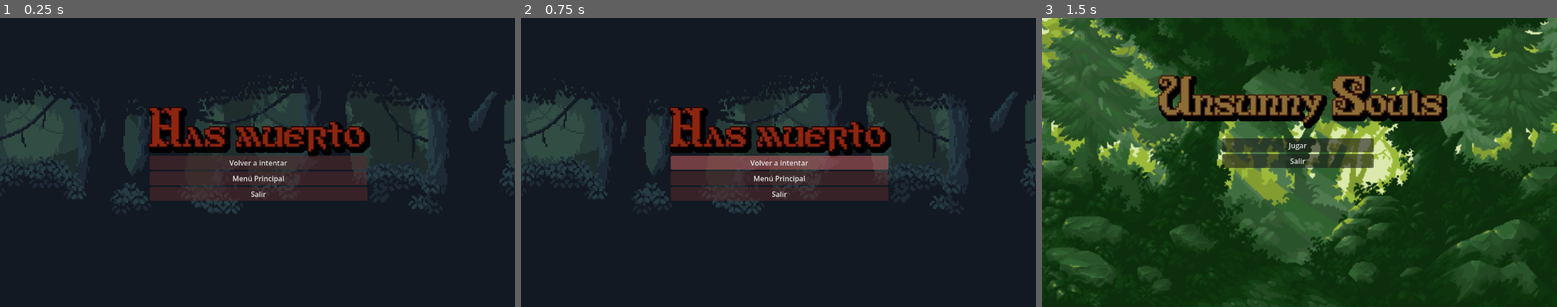
Above: before the commit, frames 1-3 (left to right).
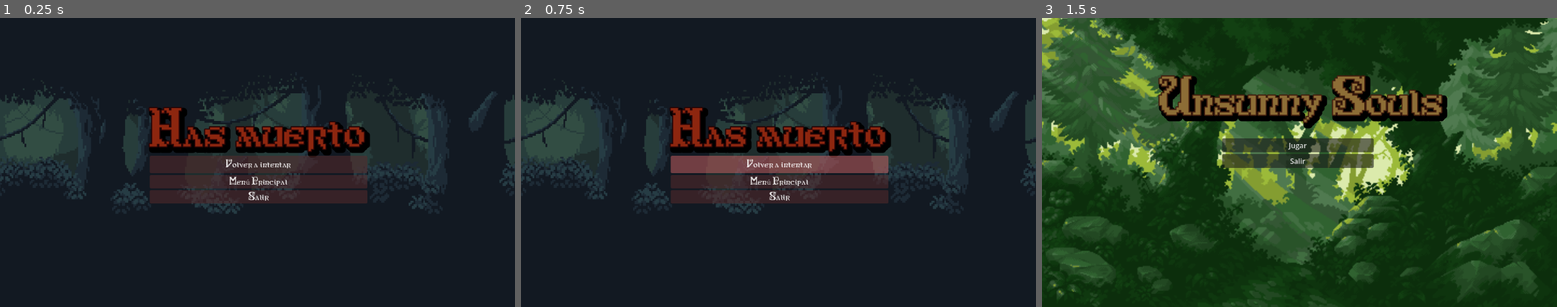
Above: after the commit, the same moments.

Repository: Gusiprox/Unsunny-Souls
Game: Godot game, scene res://menus/menu_dead/menu_dead.tscn
The game is run twice, just before and just after one commit, with the same random seed, the same clock (stepped at 60 frames per second) and the same inputs. This scene is started directly instead of the project's main scene.
Inputs:
- Up to frame 1 (0.25 s): no input
- Up to frame 2 (0.75 s): click "Volver a intentar" at 0.5 s
- Up to frame 3 (1.5 s): click "Menú Principal" at 1.25 s

The runs differ from the first frame. In frame 1, 1.8% of the frame differs, in the area x 29-72%, y 48-65%; in frame 2, 2.1%; in frame 3, nothing differs.

Commit message:
Se ha cambiado la fuente usada en los botones

Diff:
--- a/menus/menu_dead/menu_dead.tscn
+++ b/menus/menu_dead/menu_dead.tscn
@@ -44,16 +44,23 @@
 [node name="btnRetry" type="Button" parent="conMenuDead" unique_id=511375562]
 modulate = Color(3.5229437, 1.6784357, 1.7045296, 0.8627451)
 layout_mode = 2
+size_flags_vertical = 3
+theme_override_fonts/font = ExtResource("2_bn14s")
+theme_override_font_sizes/font_size = 14
 text = "Volver a intentar"
 
 [node name="btnMainMenu" type="Button" parent="conMenuDead" unique_id=1695735098]
 modulate = Color(3.523429, 1.6745241, 1.701127, 0.8627451)
 layout_mode = 2
+theme_override_fonts/font = ExtResource("2_bn14s")
+theme_override_font_sizes/font_size = 14
 text = "Menú Principal"
 
 [node name="btnExit" type="Button" parent="conMenuDead" unique_id=337582231]
 modulate = Color(3.523, 1.678, 1.705, 0.863)
 layout_mode = 2
+theme_override_fonts/font = ExtResource("2_bn14s")
+theme_override_font_sizes/font_size = 14
 text = "Salir"
 
 [node name="audioMenuDead" type="AudioStreamPlayer2D" parent="." unique_id=530360061]
